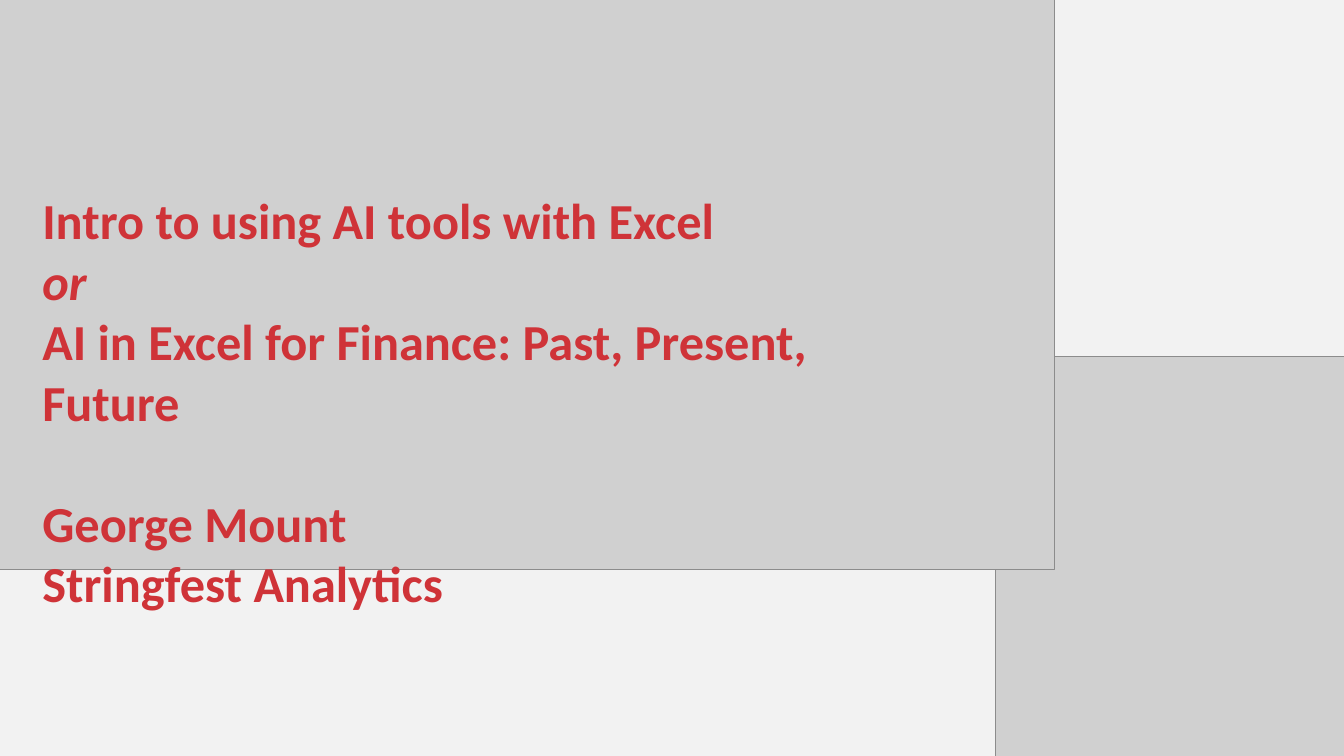
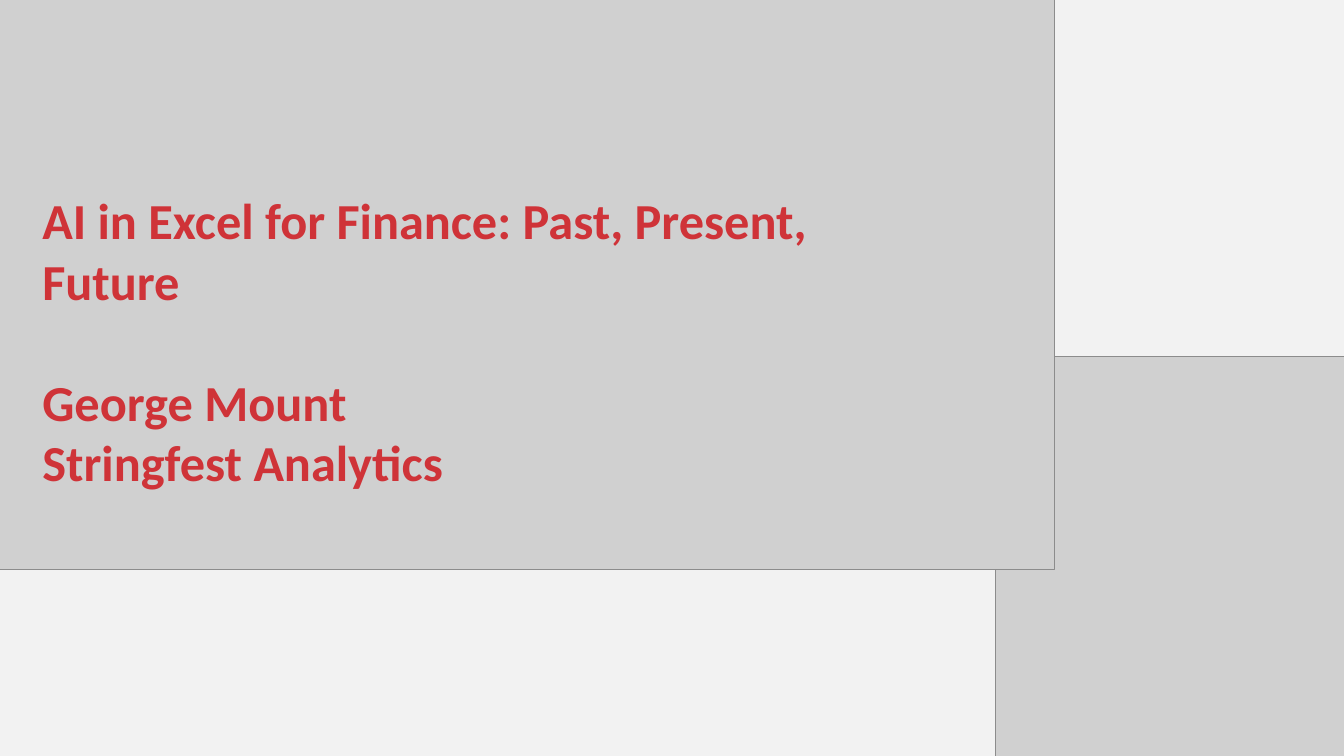
Before and after one commit to stringfestdata/ai-in-excel-for-finance-past-present-future, a slide deck: slide 1 of intro-to-ai-tools-with-excel.pptx. Drawn at 1344x756 pixels with LibreOffice and Linux fonts; fonts in the diff are those of the drawing; grey boxes stand for pictures. Boxes give left, top, right and bottom in pixels: in the first picture for what was removed or moved away, otherwise in the second. Text is boxed around its words. In the diff, an @@ line names an element or a change of style, - is before the commit and + after.

```diff
--- a/intro-to-ai-tools-with-excel.pptx
+++ b/intro-to-ai-tools-with-excel.pptx
@@ text at (x1=42, y1=203, x2=714, y2=301): paragraphs removed @@
-Intro to using AI tools with Excel
-or
```
Also in this commit, not shown: 1 other slide changed, 6 other files.
